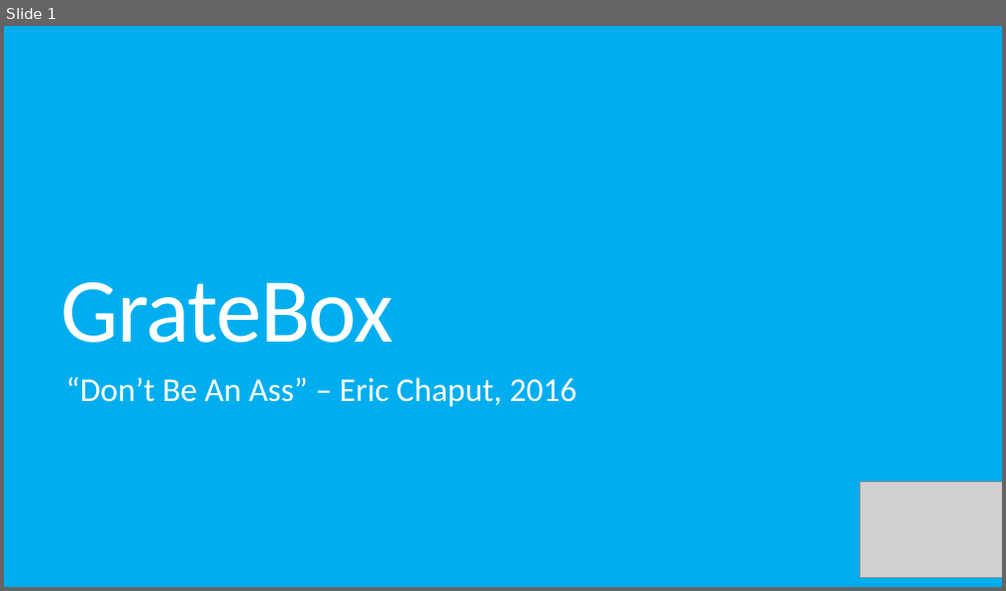
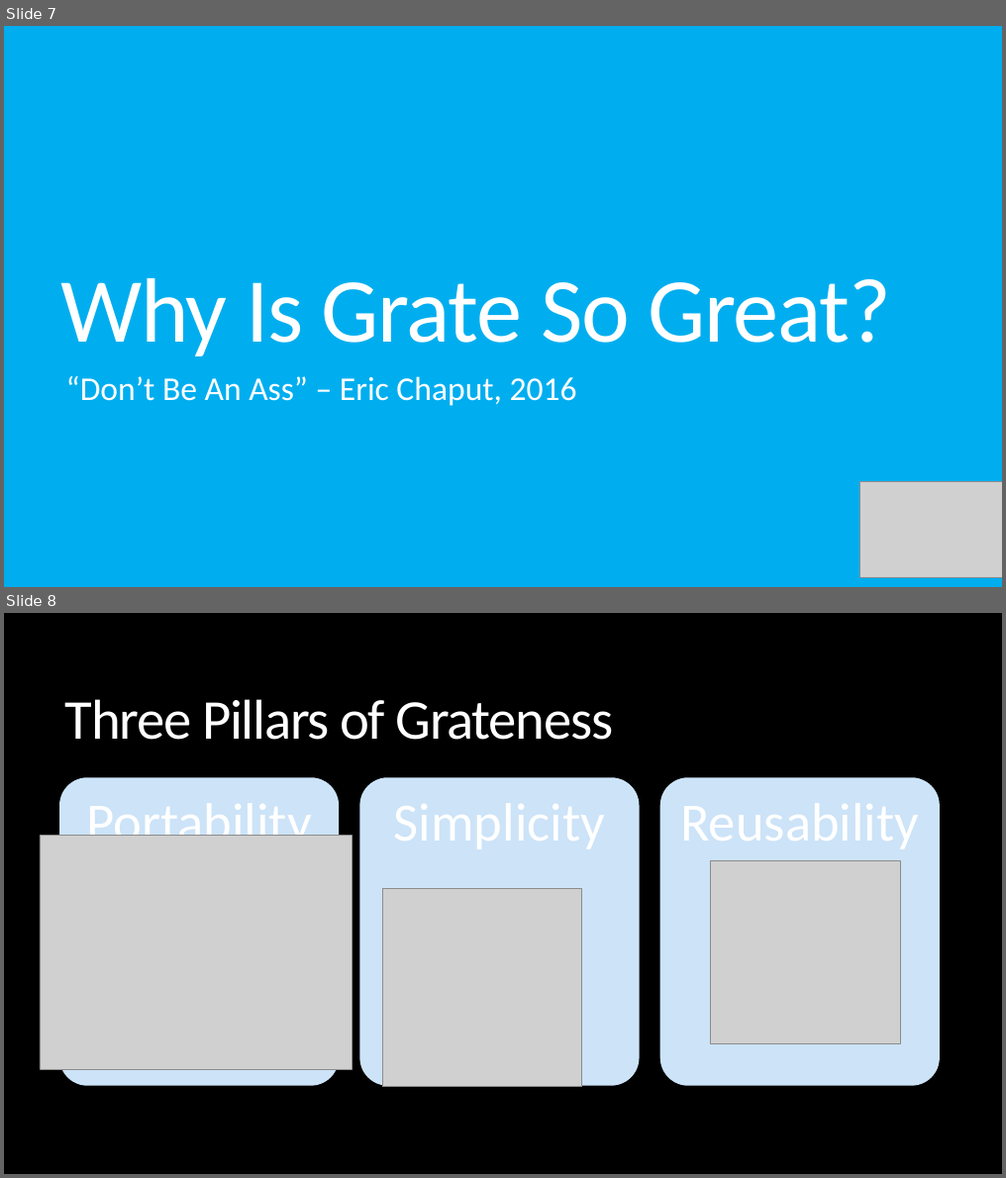
Before and after one commit to KelvinKKLin/GrateBox, a slide deck: Presentation.pptx. Shown one above the other, each under a label of ours: slide 1 before the commit, slides 7 and 8 after it. The pictures are 1006x591 and 1006x1178 pixels, drawn with LibreOffice and Linux fonts; fonts in the diff are those of the drawing; grey boxes stand for pictures. Boxes give left, top, right and bottom in pixels: in the first picture for what was removed or moved away, otherwise in the second. Text is boxed around its words. In the diff, an @@ line names an element or a change of style, - is before the commit and + after.

Commit message:
Updated Presentation
Need to add pictures

```diff
--- a/Presentation.pptx
+++ b/Presentation.pptx
@@ slide 8 added at (4,613,1002,1174), background #000000 @@
@@ title added at (65,699,614,740), 54 pt, text #FFFFFF @@
+Three Pillars of Grateness
@@ group added at (59,777,940,1086): 3 rounded rectangles, 1 text @@
+Portability
@@ picture added at (40,836,352,1069) @@
@@ picture added at (710,861,900,1045) @@
@@ picture added at (383,888,583,1087) @@
@@ what was slide 1 is now slide 7 @@
@@ slide 7 changed as well @@
@@ title at (60,278,891,357): text changed @@
-GrateBox
+Why Is Grate So Great?
```
Also in this commit, not shown: 6 other slides changed, 7 other slides added, 1 slide removed.
